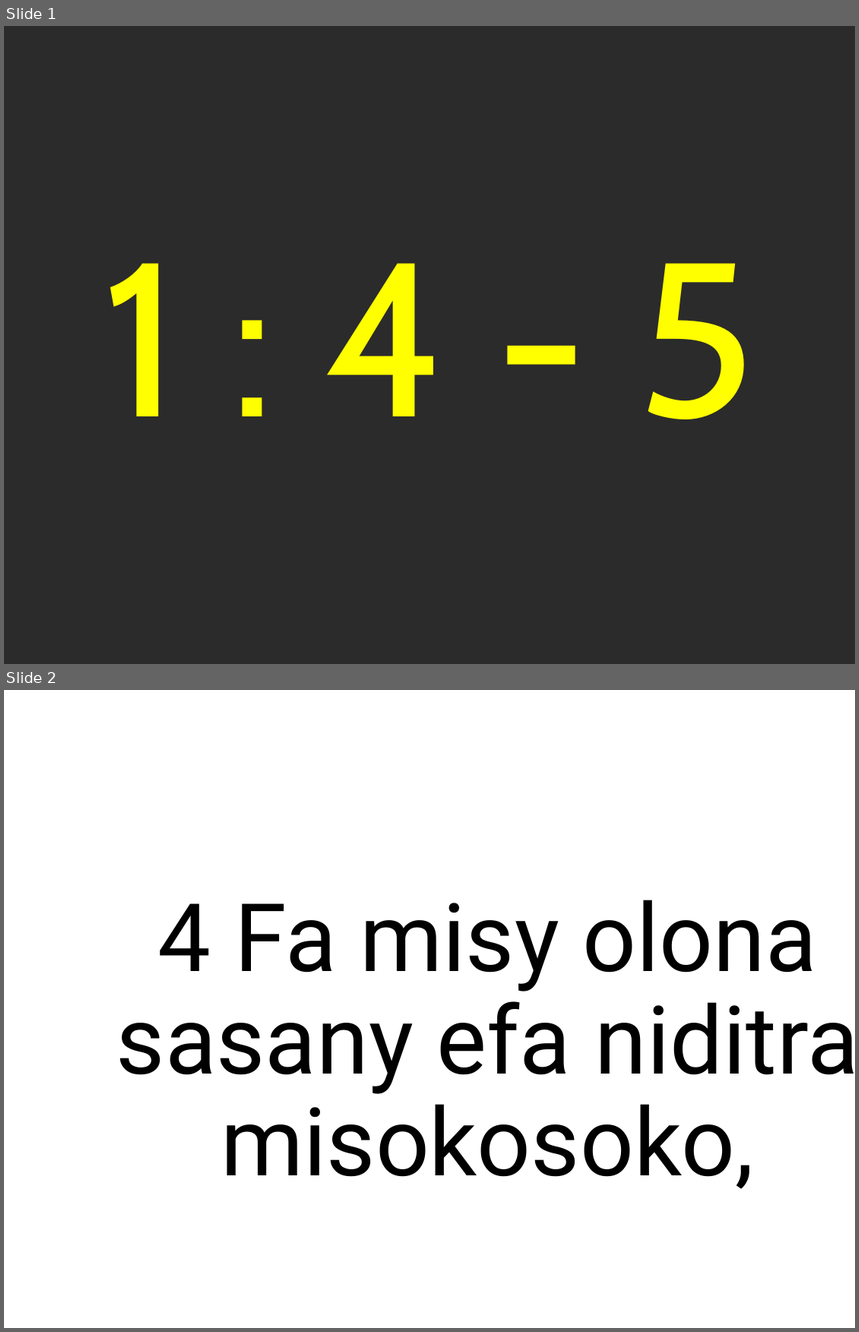
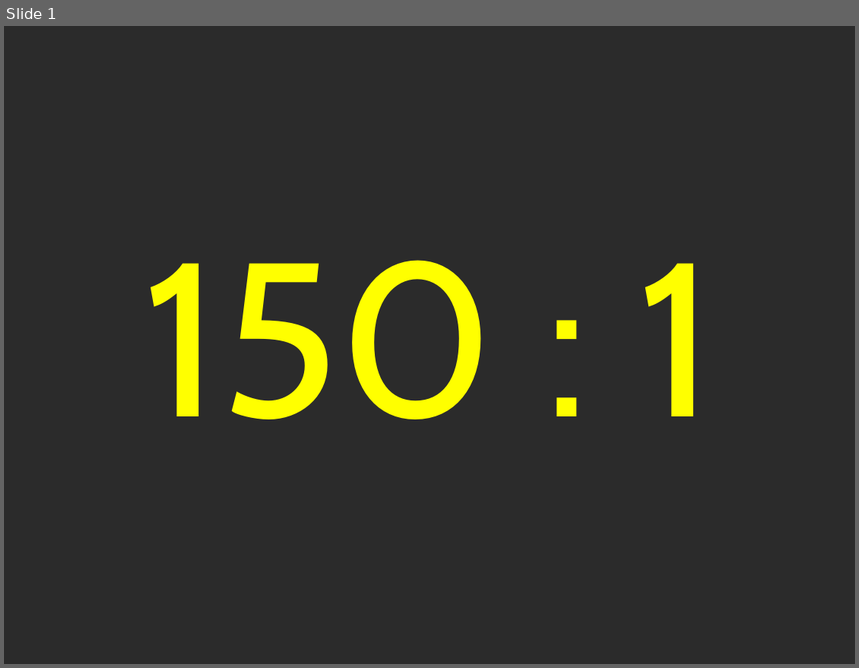
Before and after one commit to tsioryrovantsoa/baiboly-to-powerpoint, a slide deck: test.pptx. Shown one above the other, each under a label of ours: slides 1 and 2 before the commit, slide 1 after it. The pictures are 859x1332 and 859x668 pixels, drawn with LibreOffice and Linux fonts; fonts in the diff are those of the drawing; background and template pictures are left out; a plain dark background stands for a picture behind light text. Boxes give left, top, right and bottom in pixels: in the first picture for what was removed or moved away, otherwise in the second. Text is boxed around its words. In the diff, an @@ line names an element or a change of style, - is before the commit and + after.

```diff
--- a/test.pptx
+++ b/test.pptx
@@ slide 2 removed at <box>4,690,855,1328</box>, background picture (left out) @@
@@ title removed at <box>116,900,855,1189</box> @@
-4 Fa misy olona sasany efa niditra misokosoko,
@@ slide 1 changed as well @@
@@ title at <box>143,260,716,420</box>: text changed @@
-Joda
-1 : 4 - 5
+Salamo
+150 : 1
```
Also in this commit, not shown: 1 slide added, 7 other slides removed, 3 other files.
